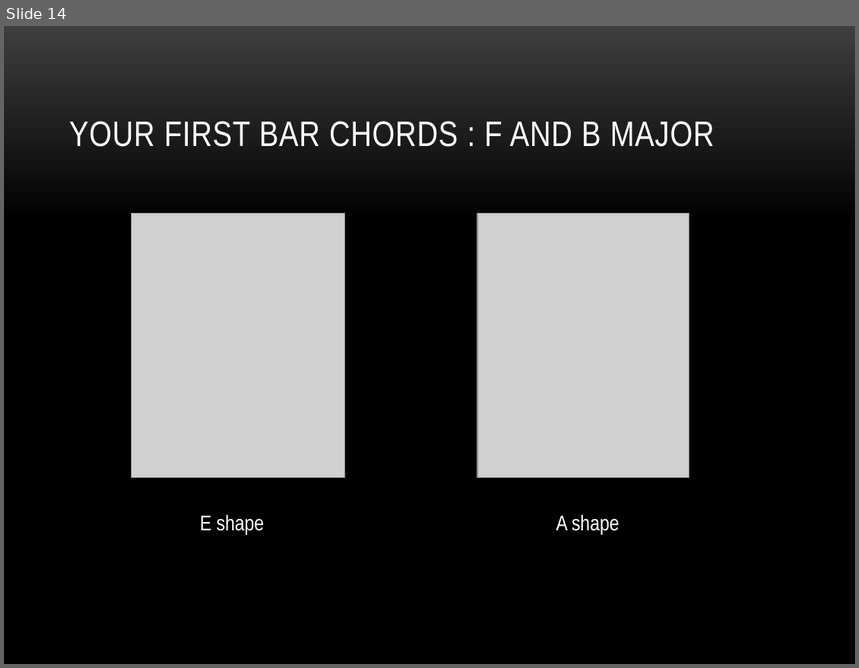
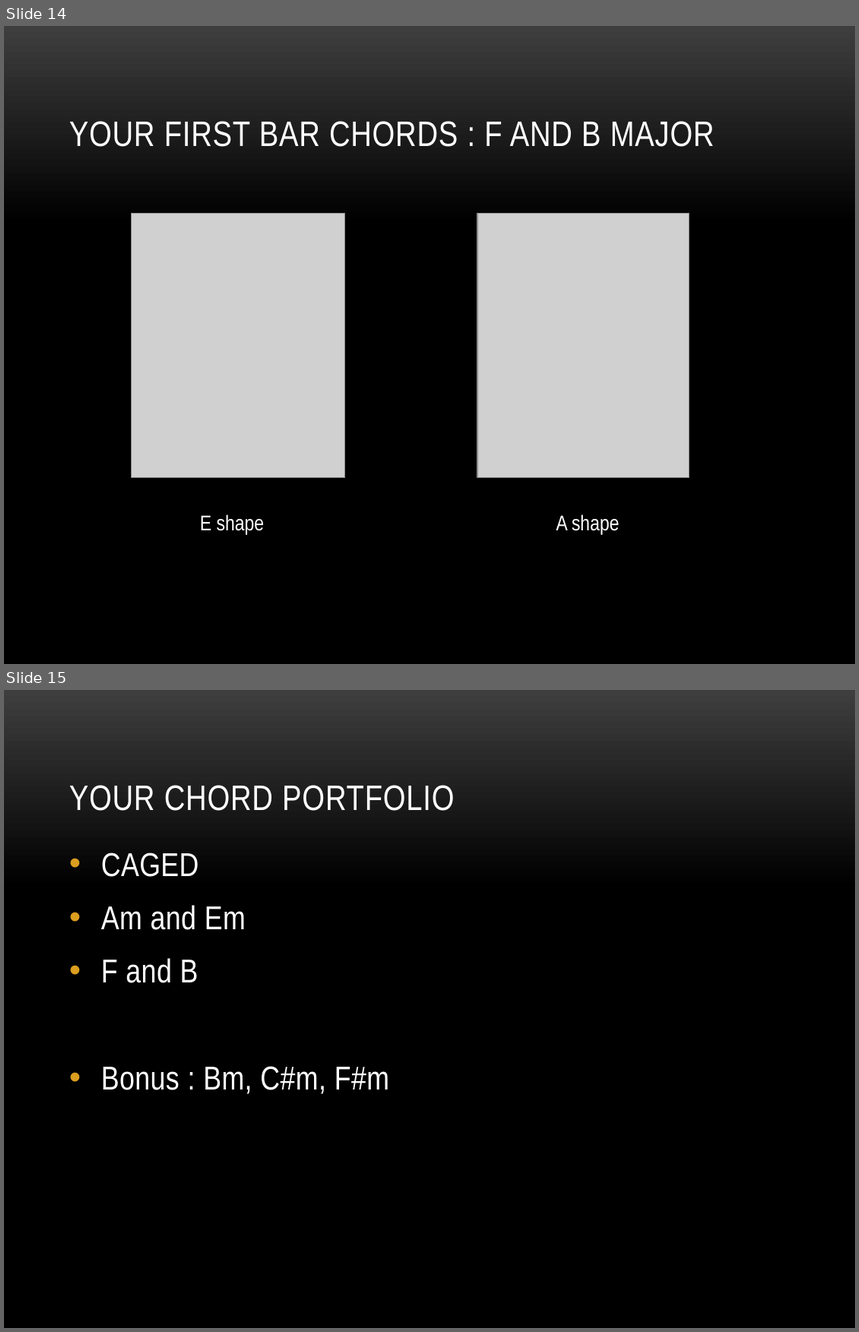
Before and after one commit to GrejSegura/datasciencecoursera, a slide deck: Assignments_Quizzes/Guitar Lessons/week 2/week 2 v1.pptx. Shown one above the other, each under a label of ours: slide 14 before the commit, slides 14 and 15 after it. The pictures are 859x668 and 859x1332 pixels, drawn with LibreOffice and Linux fonts; fonts in the diff are those of the drawing; grey boxes stand for pictures; background and template pictures are left out. Boxes give left, top, right and bottom in pixels: in the first picture for what was removed or moved away, otherwise in the second. Text is boxed around its words. In the diff, an @@ line names an element or a change of style, - is before the commit and + after.

Commit message:
updated slides

```diff
--- a/Assignments_Quizzes/Guitar Lessons/week 2/week 2 v1.pptx
+++ b/Assignments_Quizzes/Guitar Lessons/week 2/week 2 v1.pptx
@@ slide 15 added at [4,690,855,1328], background picture (left out) @@
@@ title added at [69,785,454,811], 30 pt, text #FFFFFF @@
+YOUR CHORD PORTFOLIO
@@ text added at [101,853,389,1094], 28 pt, text #FFFFFF @@
+• CAGED
+• Am and Em
+• F and B
+• Bonus : Bm, C#m, F#m
```
